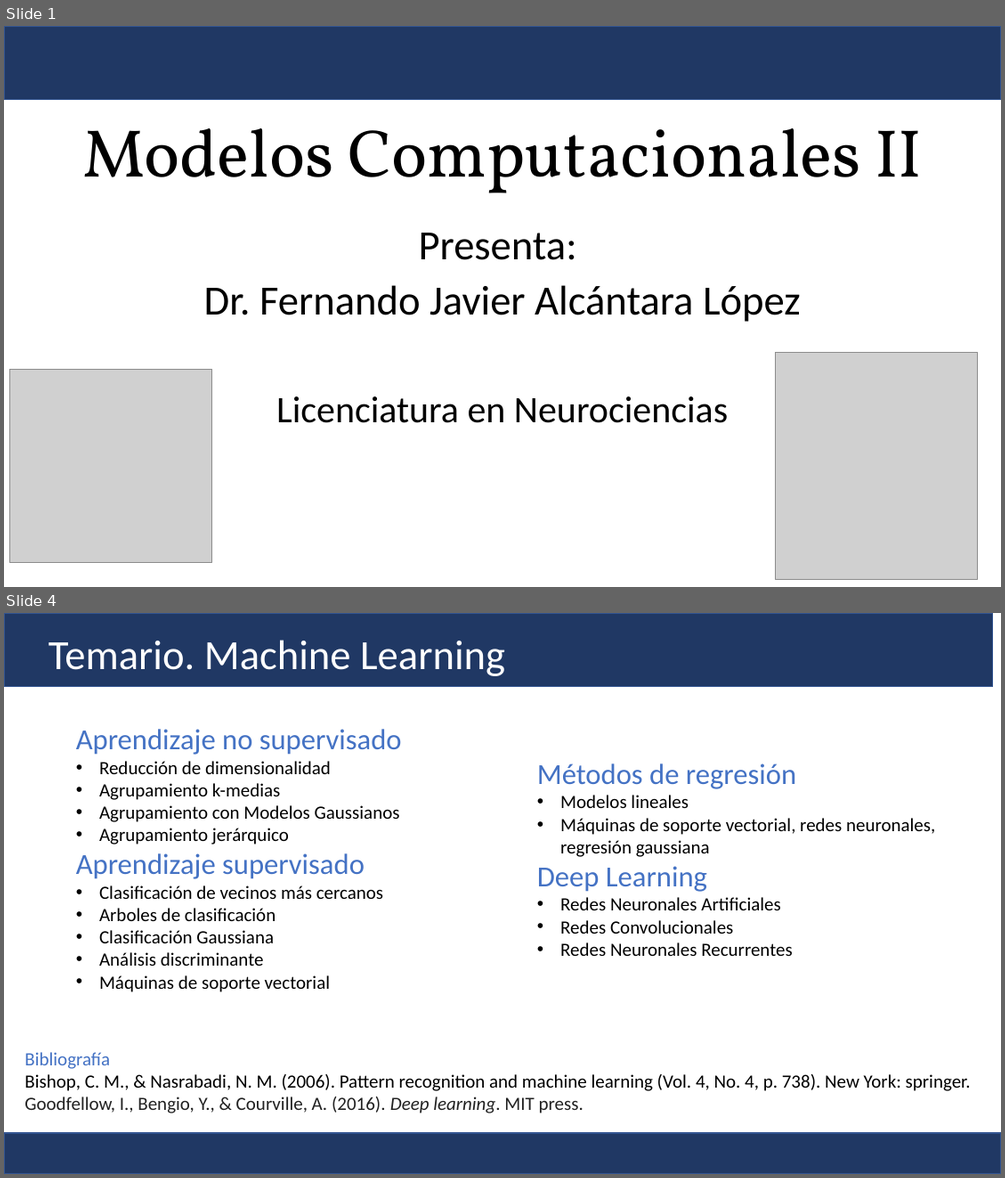
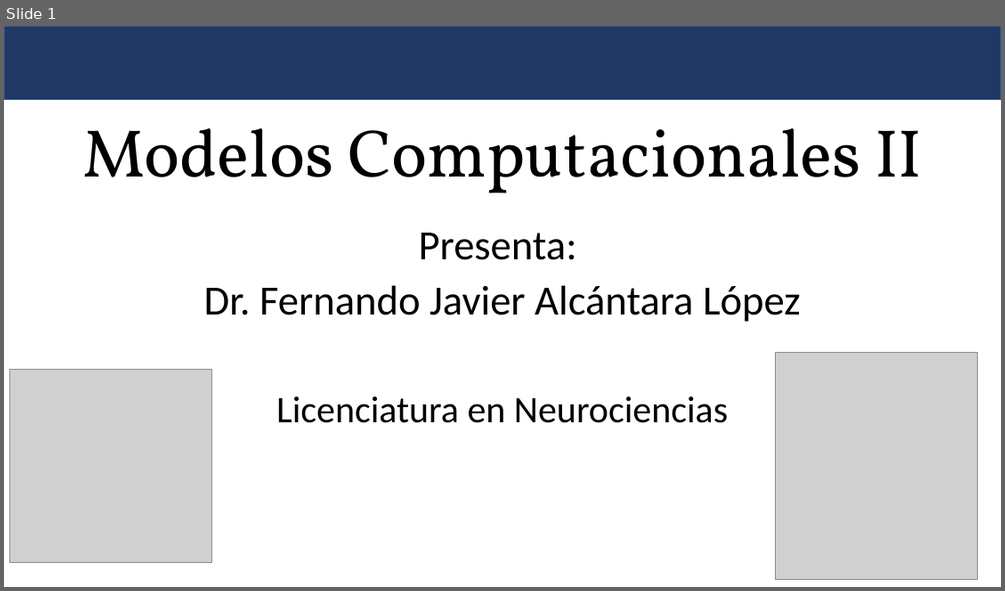
Before and after one commit to Fernando-JAL/Neurociencias-2025-2, a slide deck: S02_clases/05_decision_tree/árboles de decisión.pptx. Shown one above the other, each under a label of ours: slides 1 and 4 before the commit, slide 1 after it; the slides between them are not shown. The pictures are 1005x1178 and 1005x591 pixels, drawn with LibreOffice and Linux fonts; fonts in the diff are those of the drawing; grey boxes stand for pictures. Boxes give left, top, right and bottom in pixels: in the first picture for what was removed or moved away, otherwise in the second. Text is boxed around its words. In the diff, an @@ line names an element or a change of style, - is before the commit and + after.

```diff
--- a/S02_clases/05_decision_tree/árboles de decisión.pptx
+++ b/S02_clases/05_decision_tree/árboles de decisión.pptx
@@ slide 4 removed at bbox=[4, 613, 1001, 1174], background #FFFFFF @@
@@ rectangle removed at bbox=[4, 613, 993, 686] @@
@@ text removed at bbox=[48, 640, 505, 676] @@
-Temario. Machine Learning
@@ text removed at bbox=[76, 729, 402, 992] @@
-Aprendizaje no supervisado
-• Reducción de dimensionalidad
-• Agrupamiento k-medias
-• Agrupamiento con Modelos Gaussianos
-• Agrupamiento jerárquico
-Aprendizaje supervisado
-• Clasificación de vecinos más cercanos
-• Arboles de clasificación
-• Clasificación Gaussiana
-• Análisis discriminante
-• Máquinas de soporte vectorial
@@ text removed at bbox=[537, 763, 935, 956] @@
-Métodos de regresión
-• Modelos lineales
-• Máquinas de soporte vectorial, redes neuronales, regresión gaussiana
-Deep Learning
-• Redes Neuronales Artificiales
-• Redes Convolucionales
-• Redes Neuronales Recurrentes
@@ text removed at bbox=[24, 1052, 971, 1113] @@
-Bibliografía
-Bishop, C. M., & Nasrabadi, N. M. (2006). Pattern recognition and machine learning (Vol. 4, No. 4, p. 738). New York: springer.
-Goodfellow, I., Bengio, Y., & Courville, A. (2016). Deep learning. MIT press.
@@ rectangle removed at bbox=[4, 1133, 1001, 1174] @@
```
Also in this commit, not shown: 5 slides added, 2 other slides removed, 7 other files.
